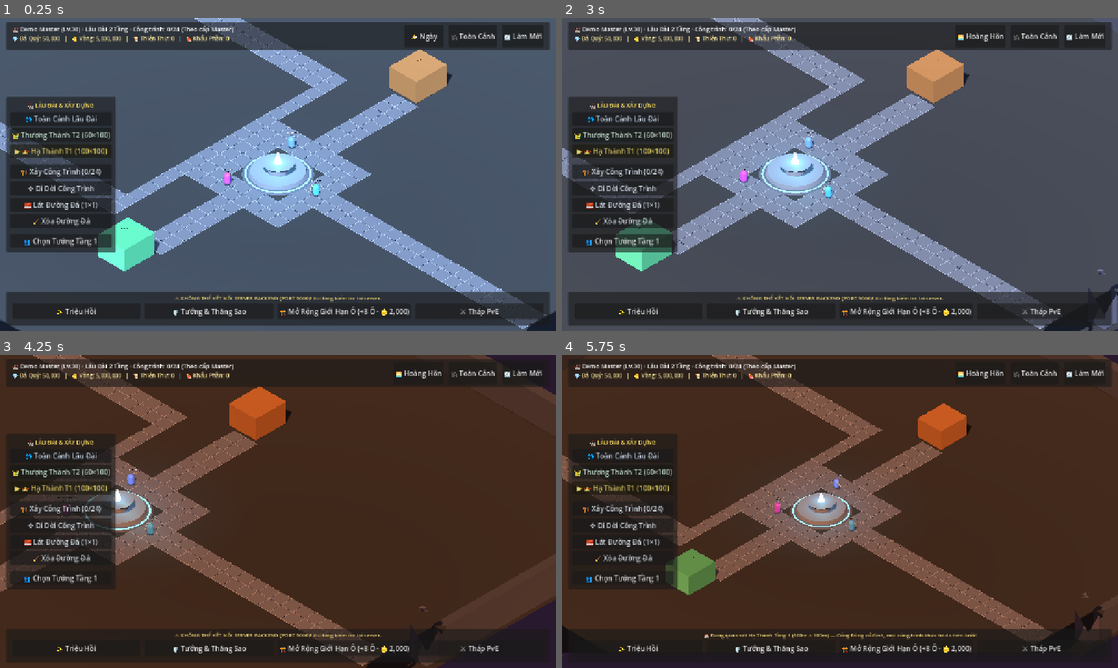
Above: before the commit, frames 1-4 (two rows, left to right).
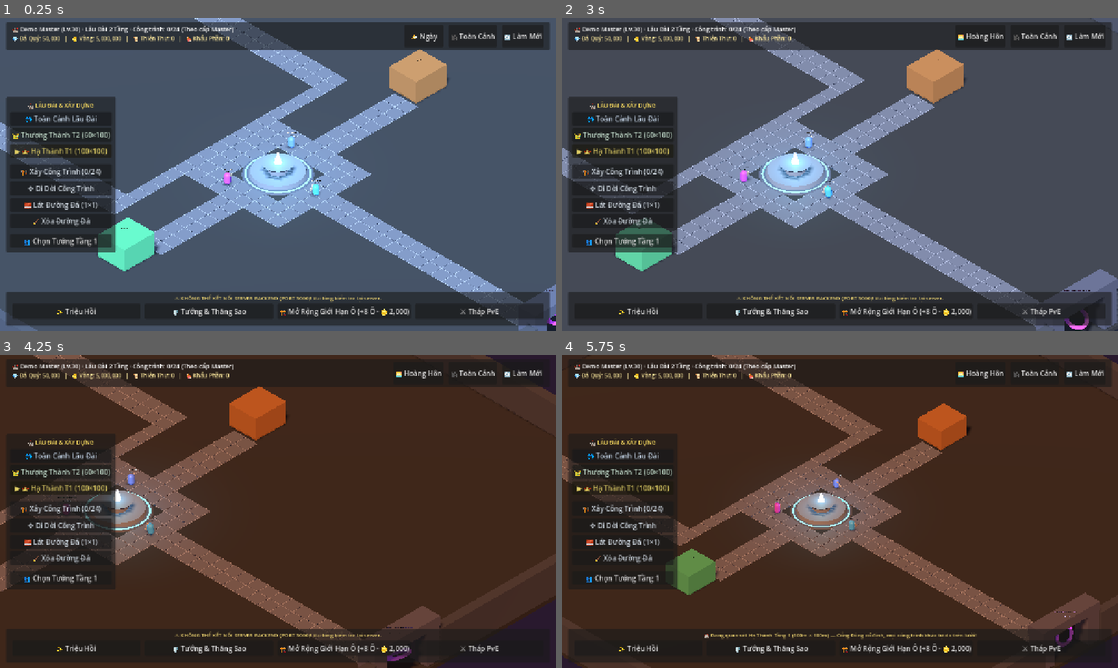
Above: after the commit, the same moments.

Repository: Zombie3012/infinity_gacha
Game: Godot game, scene res://scenes/base/isometric_base_3d.tscn
The game is run twice, just before and just after one commit, with the same random seed, the same clock (stepped at 60 frames per second) and the same inputs.
Inputs (mouse positions are in pixels of both pictures, inside the frame that each line leads up to):
- Up to frame 1 (0.25 s): no input
- Up to frame 2 (3 s): click "🌤️ Ngày" at 0.5 s; click "🌅 Hoàng Hôn" at 1.25 s; click "🌙 Đêm" at 2 s; tap Enter at 2.75 s; move the mouse to (962, 158) at 2.77 s; hold D from 2.78 s (still down); tap R at 2.85 s; click (962, 158) at 2.92 s
- Up to frame 3 (4.25 s): release D at 3.5 s; drag from (166, 527) to (250, 574) at 3.52 s
- Up to frame 4 (5.75 s): click "🎥 Toàn Cảnh" at 4.25 s; move the mouse to (895, 442) at 5.02 s; hold D from 5.03 s (still down); tap Q at 5.1 s

The runs differ from the first frame. In frame 1, 1.3% of the frame differs, in the area x 0-100%, y 0-100%; in frame 2, 1.6%; in frame 3, 0.9%; in frame 4, 1.6%.

Commit message:
fix(camera): increase camera z-distance and far clip plane to prevent near-plane clipping

Diff:
--- a/client-godot/scenes/common/isometric_camera_rig.tscn
+++ b/client-godot/scenes/common/isometric_camera_rig.tscn
@@ -9,9 +9,9 @@
 transform = Transform3D(0.707107, -0.408248, 0.57735, 0, 0.816497, 0.57735, -0.707107, -0.408248, 0.57735, 0, 0, 0)
 
 [node name="Camera3D" type="Camera3D" parent="RotationArm"]
-transform = Transform3D(1, 0, 0, 0, 1, 0, 0, 0, 1, 0, 0, 28)
+transform = Transform3D(1, 0, 0, 0, 1, 0, 0, 0, 1, 0, 0, 250)
 projection = 1
 current = true
 size = 14.0
 near = 0.05
-far = 200.0
+far = 800.0
--- a/client-godot/scripts/camera/isometric_camera_rig.gd
+++ b/client-godot/scripts/camera/isometric_camera_rig.gd
@@ -34,6 +34,9 @@
 	rotation_arm.rotation_degrees = Vector3(default_iso_pitch_deg, default_iso_yaw_deg, 0.0)
 	camera.projection = Camera3D.PROJECTION_ORTHOGONAL
 	camera.size = default_ortho_size
+	camera.position.z = 250.0
+	camera.far = 800.0
+	camera.near = 0.1
 
 func get_camera_3d() -> Camera3D:
 	return camera
